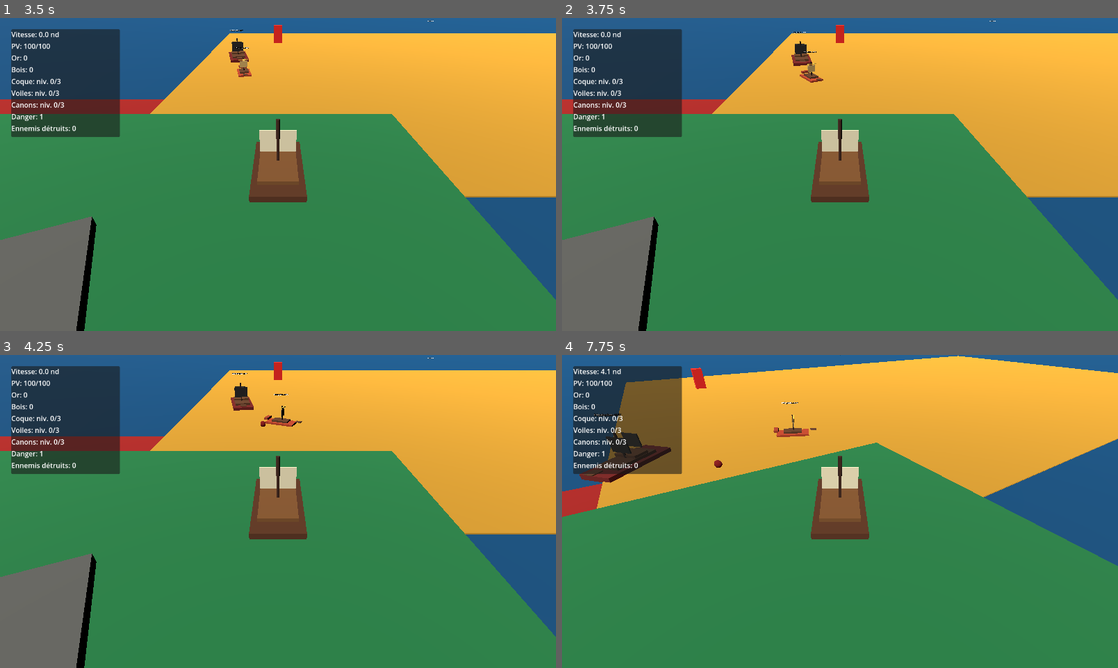
Above: before the commit, frames 1-4 (two rows, left to right).
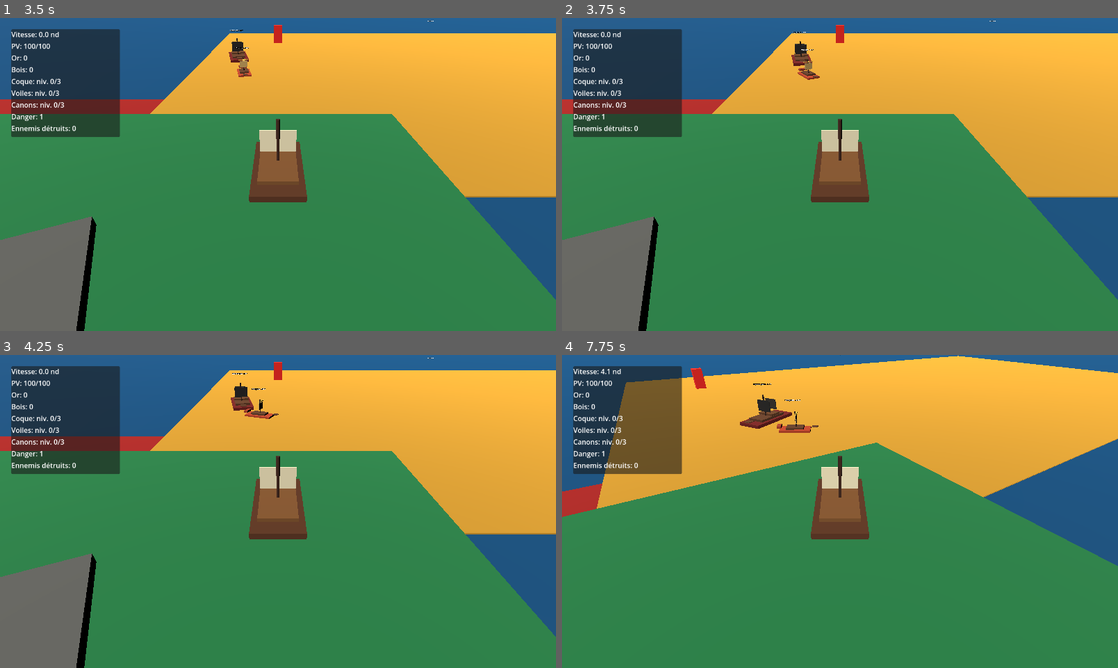
Above: after the commit, the same moments.

Repository: blou132/jeux-pirate
Game: Godot game, scene res://scenes/world/World.tscn
Same seed, same stepped clock (60 frames per second), same inputs: the game is played once before the commit and once after it.
Inputs (mouse positions are in pixels of both pictures, inside the frame that each line leads up to):
- Up to frame 1 (3.5 s): tap Enter at 0.5 s; move the mouse to (400, 158) at 0.52 s; hold D 0.53-1.25 s; tap R at 0.6 s; click (400, 158) at 0.67 s; drag from (166, 190) to (250, 237) at 1.27 s; move the mouse to (333, 105) at 2.02 s; hold D 2.03-2.75 s; hold Q 2.03-2.75 s; drag from (250, 237) to (111, 127) at 2.77 s
- Up to frame 2 (3.75 s): move the mouse to (1006, 221) at 3.52 s; hold A from 3.53 s (still down); tap R at 3.6 s
- Up to frame 3 (4.25 s): keep holding A
- Up to frame 4 (7.75 s): release A at 4.25 s; drag from (673, 464) to (756, 433) at 4.27 s; move the mouse to (867, 511) at 5.02 s; hold S 5.03-5.75 s; hold Q 5.03-5.75 s; click (867, 511) at 5.17 s; drag from (756, 433) to (728, 527) at 5.77 s; move the mouse to (962, 495) at 6.52 s; hold W 6.53-7.25 s; tap R at 6.6 s; drag from (728, 527) to (812, 574) at 7.27 s

Frame 1 is identical in both runs. In frame 2, 0.2% of the frame differs, in the area x 42-47%, y 10-21%; in frame 3, 0.3%; in frame 4, 1.9%, in the area x 3-47%, y 9-41%.

Commit message:
fix: improve enemy broadside maneuvering

Diff:
--- a/scripts/boats/EnemyShip.gd
+++ b/scripts/boats/EnemyShip.gd
@@ -83,6 +83,10 @@
 
 
 func steer_along_direction(desired_forward: Vector3, delta: float) -> void:
+	steer_along_direction_with_speed(desired_forward, delta, 1.0)
+
+
+func steer_along_direction_with_speed(desired_forward: Vector3, delta: float, speed_scale: float) -> void:
 	if _destroyed:
 		return
 	if desired_forward.length_squared() < 0.01:
@@ -94,9 +98,10 @@
 	var current_forward := -global_transform.basis.z
 	var signed_angle := current_forward.signed_angle_to(desired_forward, Vector3.UP)
 	var turn_amount := clampf(signed_angle, -turn_speed * delta, turn_speed * delta)
+	var clamped_speed_scale: float = clampf(speed_scale, 0.0, 1.0)
 
 	rotate_y(turn_amount)
-	velocity = -global_transform.basis.z * move_speed
+	velocity = -global_transform.basis.z * move_speed * clamped_speed_scale
 	move_and_slide()
 	global_position.y = 0.0
 
--- a/scripts/boats/EnemyShipAI.gd
+++ b/scripts/boats/EnemyShipAI.gd
@@ -10,6 +10,8 @@
 @export var broadside_preferred_distance_ratio: float = 0.78
 @export var broadside_distance_margin: float = 1.5
 @export var broadside_radial_weight: float = 0.55
+@export var broadside_maneuver_speed_scale: float = 0.45
+@export var broadside_retreat_speed_scale: float = 0.6
 # Temporary v0.3.5 console helper to verify enemy broadside selection during tests.
 @export var debug_broadside_fire: bool = true
 
@@ -119,30 +121,41 @@
 		return
 
 	var to_player: Vector3 = offset_to_player.normalized()
+	var desired_forward: Vector3 = _get_desired_broadside_forward(to_player)
+	if desired_forward.length_squared() < 0.01:
+		ship.brake(delta)
+		return
+
+	var preferred_distance: float = attack_range * broadside_preferred_distance_ratio
+	var speed_scale: float = broadside_maneuver_speed_scale
+
+	if distance_to_player < preferred_distance - broadside_distance_margin:
+		speed_scale = broadside_retreat_speed_scale
+		desired_forward = (desired_forward + (-to_player * broadside_radial_weight)).normalized()
+	elif distance_to_player > preferred_distance + broadside_distance_margin:
+		desired_forward = (desired_forward + (to_player * broadside_radial_weight)).normalized()
+
+	if ship.has_method("steer_along_direction_with_speed"):
+		ship.steer_along_direction_with_speed(desired_forward, delta, speed_scale)
+	elif ship.has_method("steer_along_direction"):
+		ship.steer_along_direction(desired_forward, delta)
+	else:
+		ship.steer_toward(_player.global_position, delta)
+
+
+func _get_desired_broadside_forward(to_player: Vector3) -> Vector3:
 	var broadside_forward: Vector3 = Vector3.UP.cross(to_player)
 	if broadside_forward.length_squared() < 0.01:
-		ship.brake(delta)
-		return
+		return Vector3.ZERO
 
 	broadside_forward = broadside_forward.normalized()
 	var opposite_forward: Vector3 = -broadside_forward
 	var current_forward: Vector3 = -ship.global_transform.basis.z
 
 	if current_forward.dot(opposite_forward) > current_forward.dot(broadside_forward):
-		broadside_forward = opposite_forward
-
-	var desired_forward: Vector3 = broadside_forward
-	var preferred_distance: float = attack_range * broadside_preferred_distance_ratio
-
-	if distance_to_player < preferred_distance - broadside_distance_margin:
-		desired_forward = (desired_forward + (-to_player * broadside_radial_weight)).normalized()
-	elif distance_to_player > preferred_distance + broadside_distance_margin:
-		desired_forward = (desired_forward + (to_player * broadside_radial_weight)).normalized()
-
-	if ship.has_method("steer_along_direction"):
-		ship.steer_along_direction(desired_forward, delta)
-	else:
-		ship.steer_toward(_player.global_position, delta)
+		return opposite_forward
+
+	return broadside_forward
 
 
 func _fire_projectile(damage: int, fire_direction: Vector3) -> void:
